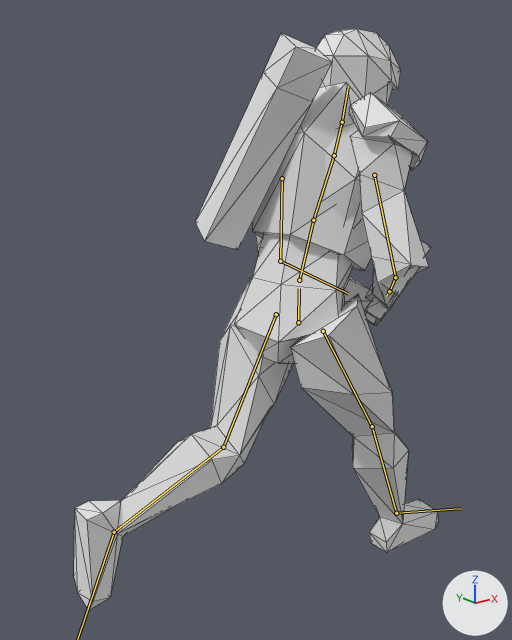
The glTF model src/public/models/units/infantry.atreides.glb, before and after one commit.
One viewpoint serves both versions: a camera (50 mm lens) standing at (-1.365, -1.502, 1.497) and looking at (-0.1, 0.079, 0.865). Arrows for +X, +Y and +Z are at lower right; the lights stay in place. The first picture is the older version. Both versions are drawn at frame 8 of the action 'walk'; the numbers are the values there. The bones that change, and the others that lie on the model, are drawn over the model as lines. Mesh edges are drawn as thin lines.

Names of what the first picture shows: 'armor1', 'armor2', 'body', 'up_rockets', 'weapons0' and 1 more.
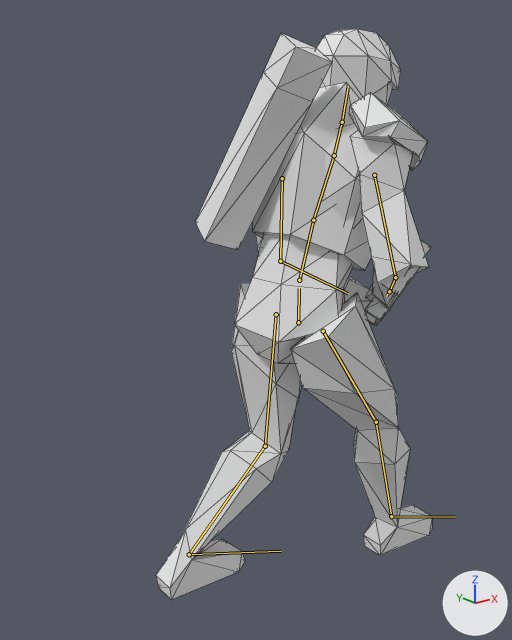
The edits, one by one:
Bone 'thigh.L' (bone_thigh_l) turns from (-1, 0, 30) to (0, 0, 7) degrees about its own x, y and z.
Bone 'foot.L' (bone_foot_l) turns from (-22, 2, 9) to (42, 6, -16) degrees about its own x, y and z.
Bone 'thigh.R' (bone_thigh_r) turns from (1, 0, -30) to (1, 0, -33) degrees about its own x, y and z.
Bone 'shin.R' (bone_shin_r) turns from (0, 0, 6) to (1, 0, 15) degrees about its own x, y and z.
Bone 'foot.R' (bone_foot_r) turns from (-19, 1, 8) to (-16, 1, 7) degrees about its own x, y and z.

Where the change shows, as pixel boxes [x1, y1, x2, y2] in the pictures (512 x 640 px):
'body', posed (24% narrower)
    before: [74, 84, 438, 611]
    after: [156, 84, 432, 600]
bone 'thigh.L', root to tip
    before: (276, 314) to (223, 447)
    after: (276, 314) to (265, 446)
bone 'thigh.R', root to tip
    before: (323, 331) to (372, 426)
    after: (323, 331) to (376, 422)
bone 'shin.R', root to tip
    before: (372, 426) to (396, 513)
    after: (376, 422) to (391, 516)
bone 'foot.R', root to tip
    before: (396, 513) to (460, 508)
    after: (391, 516) to (454, 517)
